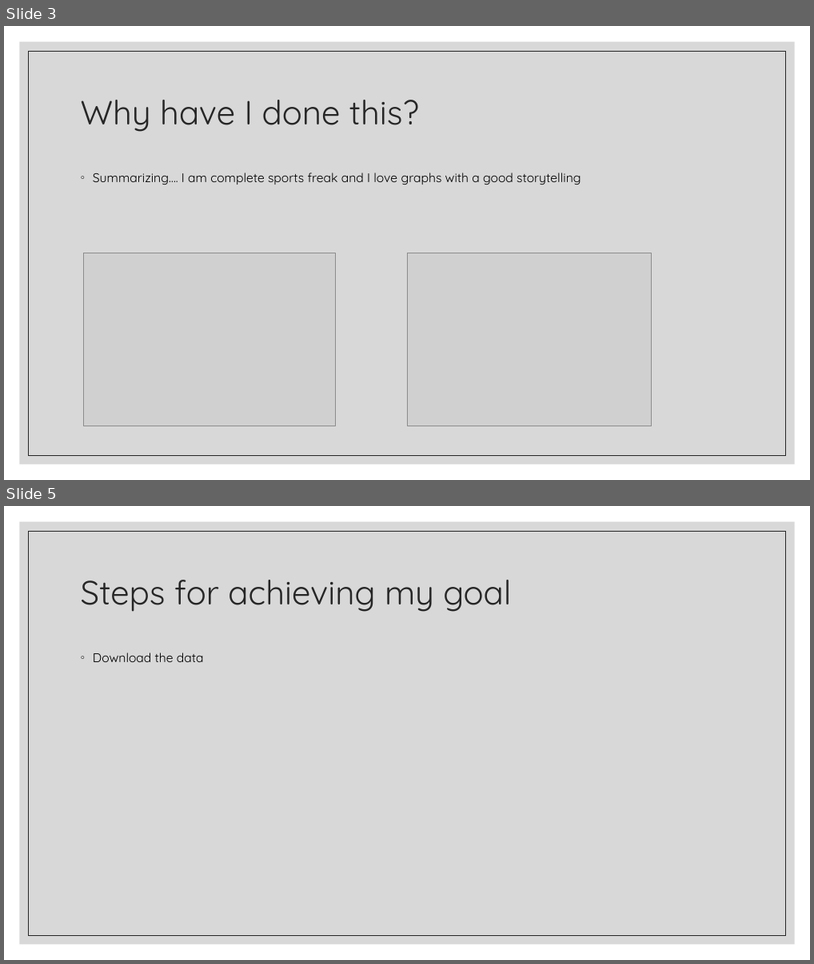
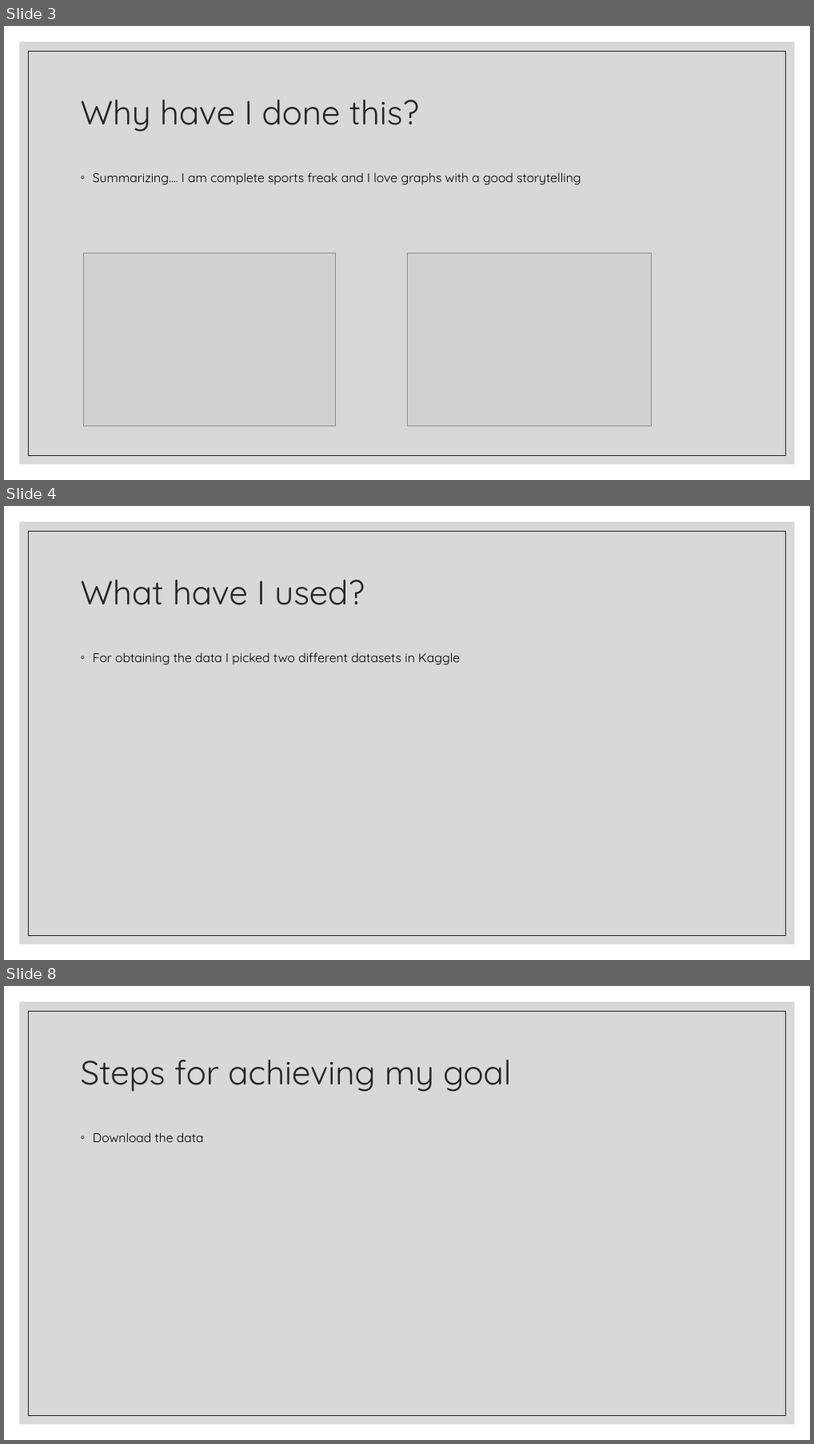
Before and after one commit to Jorge-Solana/Economical_Sports_Hisotry_and_Best_suitable_sport, a slide deck: Slide_Show/The Story of Sports.pptx. Shown one above the other, each under a label of ours: slides 3 and 5 before the commit, slides 3, 4 and 8 after it; the slides between them are not shown. The pictures are 814x964 and 814x1444 pixels, drawn with LibreOffice and Linux fonts; fonts in the diff are those of the drawing; grey boxes stand for pictures. Boxes give left, top, right and bottom in pixels: in the first picture for what was removed or moved away, otherwise in the second. Text is boxed around its words. In the diff, an @@ line names an element or a change of style, - is before the commit and + after.

```diff
--- a/Slide_Show/The Story of Sports.pptx
+++ b/Slide_Show/The Story of Sports.pptx
@@ slide 4 added at (4,506,810,960), background #FFFFFF; not listed: 2 template elements that a slide beside it also shows @@
@@ title added at (81,580,365,605), 40 pt, text #262626 @@
+What have I used?
@@ text added at (93,652,460,664), 15 pt, text #000000 @@
+◦ For obtaining the data I picked two different datasets in Kaggle
@@ what was slide 5 is now slide 8 @@
```
Also in this commit, not shown: 2 slides changed, 2 other slides added.
